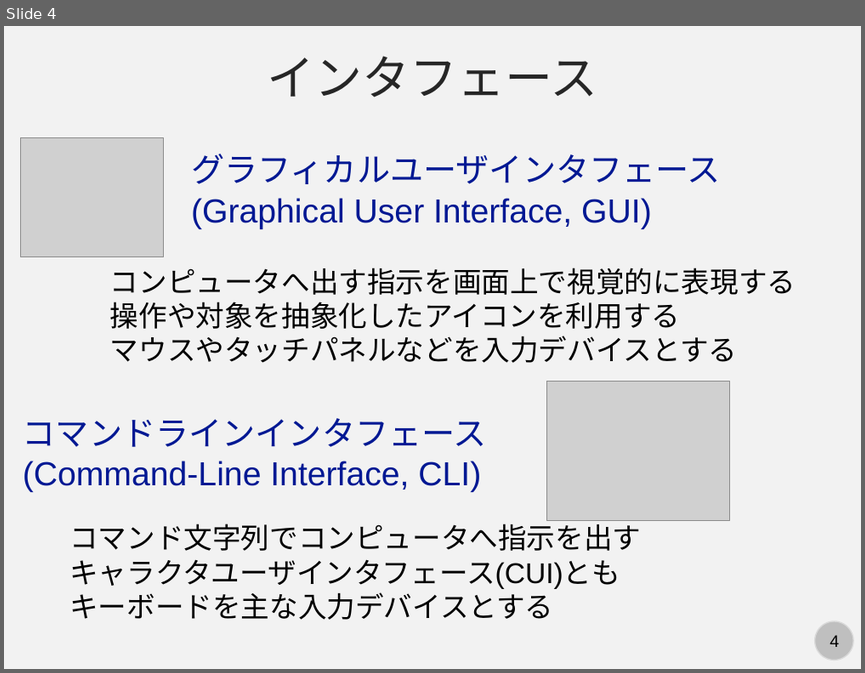
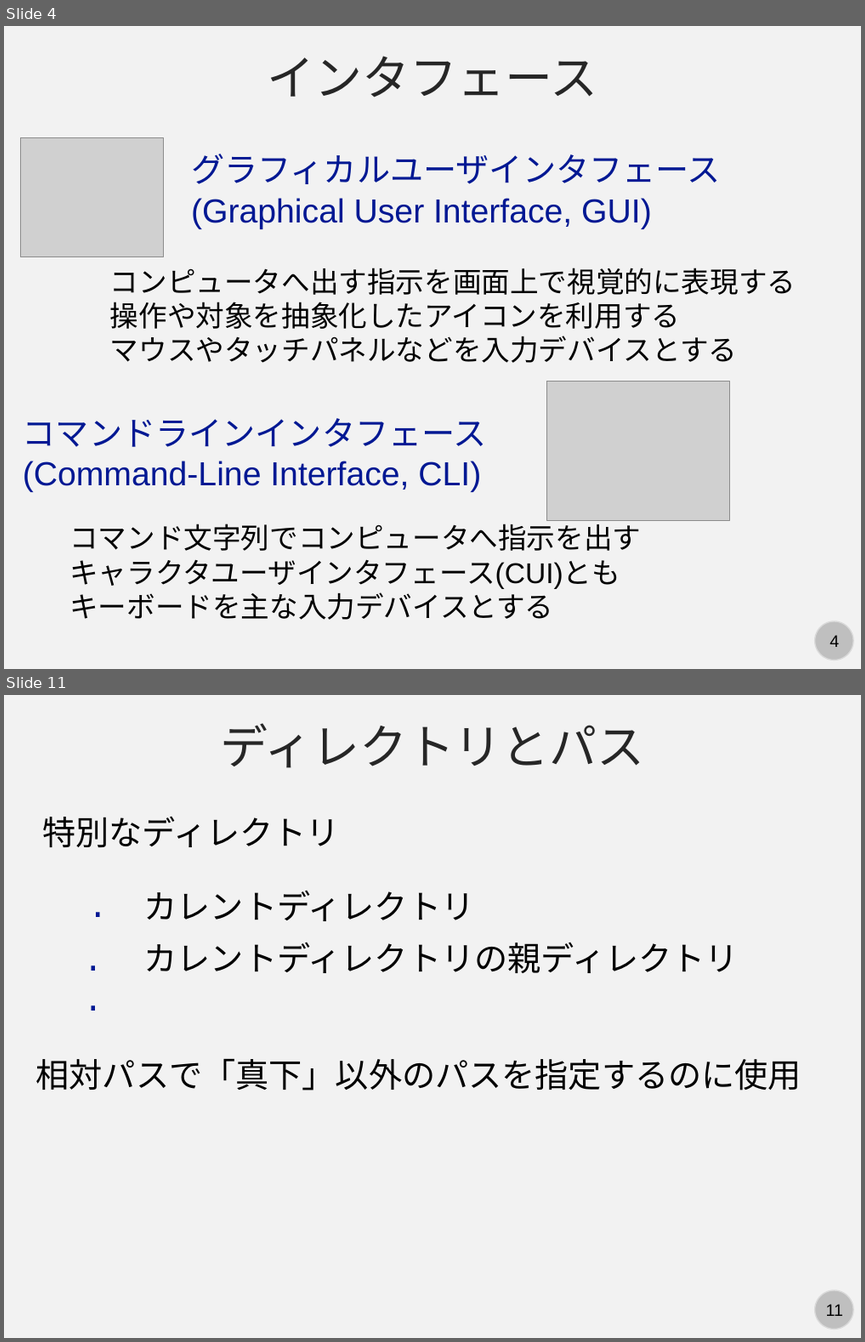
Before and after one commit to kaityo256/github, a slide deck: command/fig/slide.pptx. Shown one above the other, each under a label of ours: slide 4 before the commit, slides 4 and 11 after it; the slides between them are not shown. The pictures are 865x673 and 865x1342 pixels, drawn with LibreOffice and Linux fonts; fonts in the diff are those of the drawing; grey boxes stand for pictures. Boxes give left, top, right and bottom in pixels: in the first picture for what was removed or moved away, otherwise in the second. Text is boxed around its words. In the diff, an @@ line names an element or a change of style, - is before the commit and + after.

```diff
--- a/command/fig/slide.pptx
+++ b/command/fig/slide.pptx
@@ slide 11 added at [4,695,861,1338], background #F2F2F2; not listed: 2 template elements that a slide beside it also shows @@
@@ text added at [220,723,645,768], 40 pt, text #262626 @@
+ディレクトリとパス
@@ text added at [43,817,341,847], 28 pt, text #000000 @@
+特別なディレクトリ
@@ text added at [80,879,115,928], 28 pt, text #011893 @@
+.
@@ text added at [144,891,475,921], 28 pt, text #000000 @@
+カレントディレクトリ
@@ text added at [75,933,129,982], 28 pt, text #011893 @@
+..
@@ text added at [144,942,738,973], 28 pt, text #000000 @@
+カレントディレクトリの親ディレクトリ
@@ text added at [36,1058,801,1090], 28 pt, text #000000 @@
+相対パスで「真下」以外のパスを指定するのに使用
```
Also in this commit, not shown: 1 slide changed, 13 other slides added, 1 slide removed.
